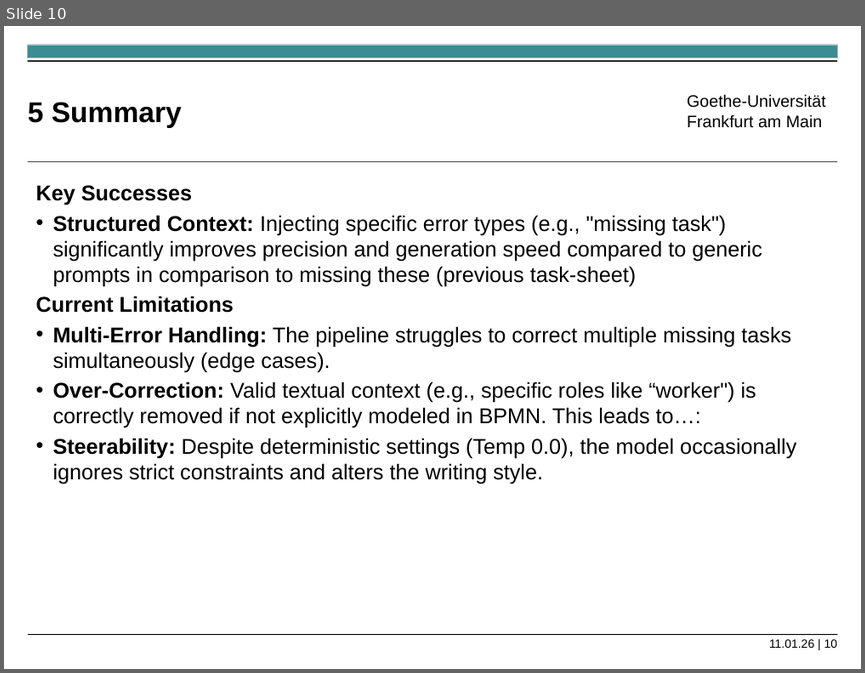
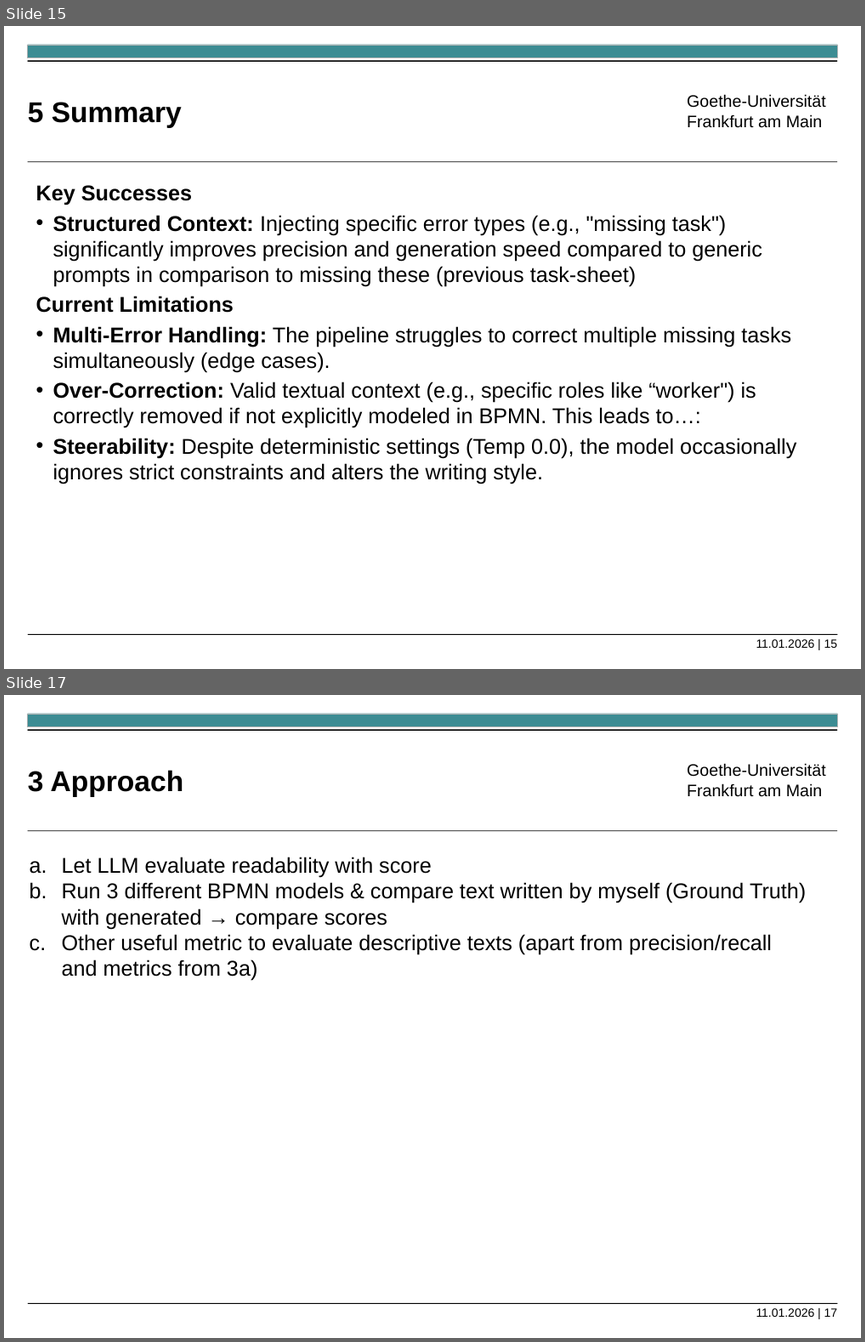
Before and after one commit to Luggashh/Praktikum-Wirtschaftsinformatik, a slide deck: Exercise 5/Excercise5_2_Presentation.pptx. Shown one above the other, each under a label of ours: slide 10 before the commit, slides 15 and 17 after it; the slides between them are not shown. The pictures are 865x673 and 865x1342 pixels, drawn with LibreOffice and Linux fonts; fonts in the diff are those of the drawing. Boxes give left, top, right and bottom in pixels: in the first picture for what was removed or moved away, otherwise in the second. Text is boxed around its words. In the diff, an @@ line names an element or a change of style, - is before the commit and + after.

```diff
--- a/Exercise 5/Excercise5_2_Presentation.pptx
+++ b/Exercise 5/Excercise5_2_Presentation.pptx
@@ slide 17 added at (4,695,861,1338), background #FFFFFF; not listed: 5 template elements that a slide beside it also shows @@
@@ title added at (28,770,184,797), 24 pt, text #000000, bold @@
+3 Approach
@@ text added at (62,857,806,981), 18 pt, text #000000 @@
+a. Let LLM evaluate readability with score
+b. Run 3 different BPMN models & compare text written by myself (Ground Truth) with generated → compare scores
+c. Other useful metric to evaluate descriptive texts (apart from precision/recall and metrics from 3a)
@@ text added at (756,1308,838,1316), 10 pt, text #000000 @@
+11.01.2026 | 17
@@ what was slide 10 is now slide 15 @@
@@ text at (756,639,838,647): text changed @@
-11.01.26 | 10
+11.01.2026 | 15
```
Also in this commit, not shown: 6 slides changed, 11 other slides added.
